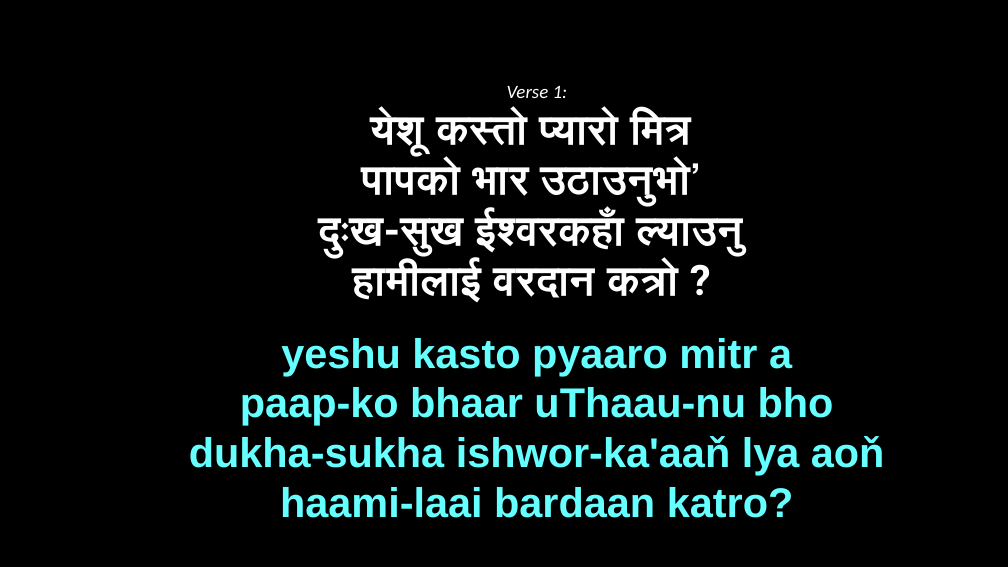
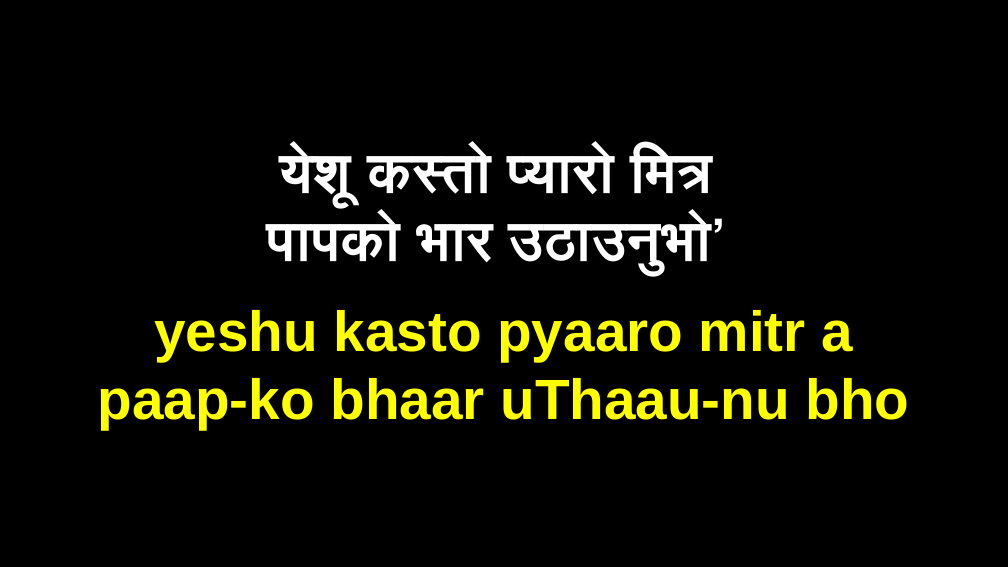
Before and after one commit to sujanay/Nepali-christian-songs-slides, a slide deck: slide 2 of Bhajan/B397 - येशू कस्तो प्यारो मित्र.pptx. Drawn at 1008x567 pixels with LibreOffice and Linux fonts; fonts in the diff are those of the drawing. Boxes give left, top, right and bottom in pixels: in the first picture for what was removed or moved away, otherwise in the second. Text is boxed around its words. In the diff, an @@ line names an element or a change of style, - is before the commit and + after.

Commit message:
added B097-Jaya hos Yeshu Raja ko

```diff
--- a/Bhajan/B397 - येशू कस्तो प्यारो मित्र.pptx
+++ b/Bhajan/B397 - येशू कस्तो प्यारो मित्र.pptx
@@ text at bbox=[507, 86, 568, 98]: paragraph removed @@
-Verse 1:
@@ text "येशू कस्तो प्यारो मित्र": place and size @@
-text "येशू कस्तो प्यारो मित्र" at bbox=[189, 86, 885, 518]
+text "येशू कस्तो प्यारो मित्र" at bbox=[98, 148, 910, 429]
@@ text "येशू कस्तो प्यारो मित्र" at bbox=[98, 148, 910, 429]: size 40 to 54 pt in "येशू कस्तो प्यारो मित्र", "पापको भार उठाउनुभो’"; size 39.5 to 54 pt, text colour #66FFFF to #FFFF00 in "yeshu kasto pyaaro mitr a", "paap-ko bhaar uThaau-nu bho" @@
@@ text at bbox=[319, 212, 745, 302]: paragraphs removed @@
-दुःख-सुख ईश्वरकहाँ ल्याउनु
-हामीलाई वरदान कत्रो ?
@@ text at bbox=[189, 436, 885, 518]: paragraphs removed @@
-dukha-sukha ishwor-ka'aaň lya aoň
-haami-laai bardaan katro?
```
Also in this commit, not shown: 5 other slides changed, 6 slides added, 2 other files.
